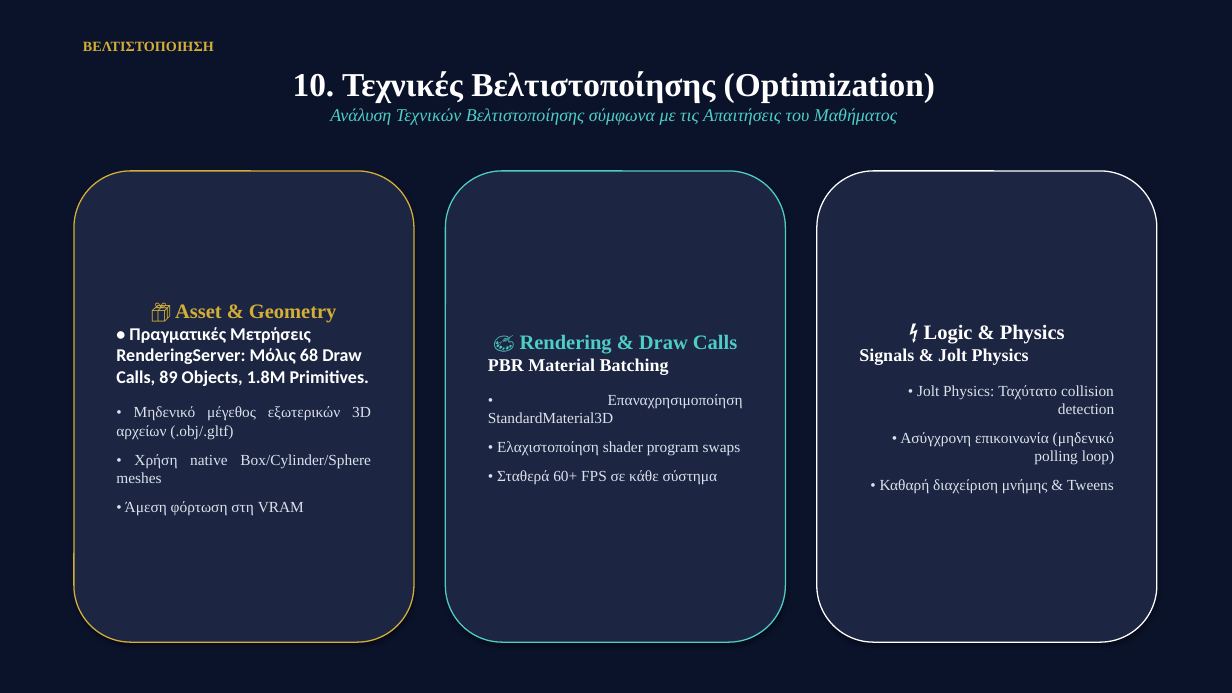
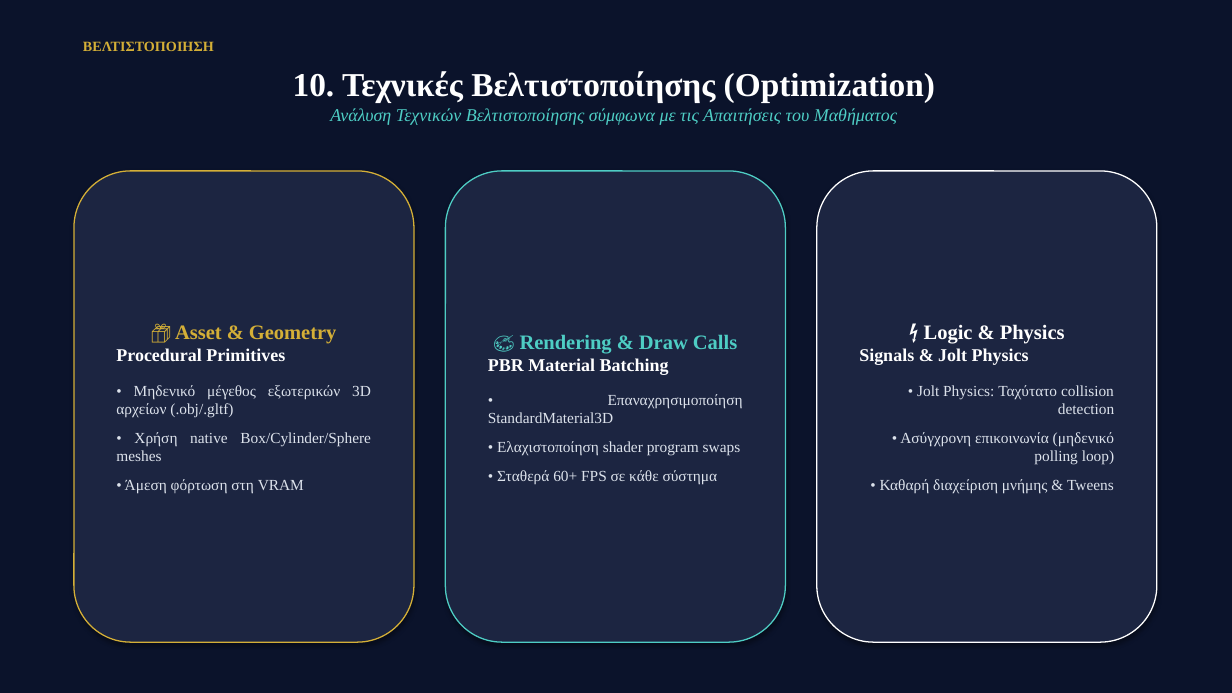
Before and after one commit to MrMpek/SecretLibrary-EscapeRoom, a slide deck: slide 11 of Deliverables/The_Secret_Library_Presentation.pptx. Drawn at 1232x693 pixels with LibreOffice and Linux fonts; fonts in the diff are those of the drawing. Boxes give left, top, right and bottom in pixels: in the first picture for what was removed or moved away, otherwise in the second. Text is boxed around its words. In the diff, an @@ line names an element or a change of style, - is before the commit and + after.

```diff
--- a/Deliverables/The_Secret_Library_Presentation.pptx
+++ b/Deliverables/The_Secret_Library_Presentation.pptx
@@ text in rounded rectangle at (116, 348, 285, 361): text changed; font Calibri to Times New Roman @@
-• Πραγματικές Μετρήσεις RenderingServer: Μόλις 68 Draw Calls, 89 Objects, 1.8M Primitives.
+Procedural Primitives
```
Also in this commit, not shown: 3 other slides changed, 3 other files.
